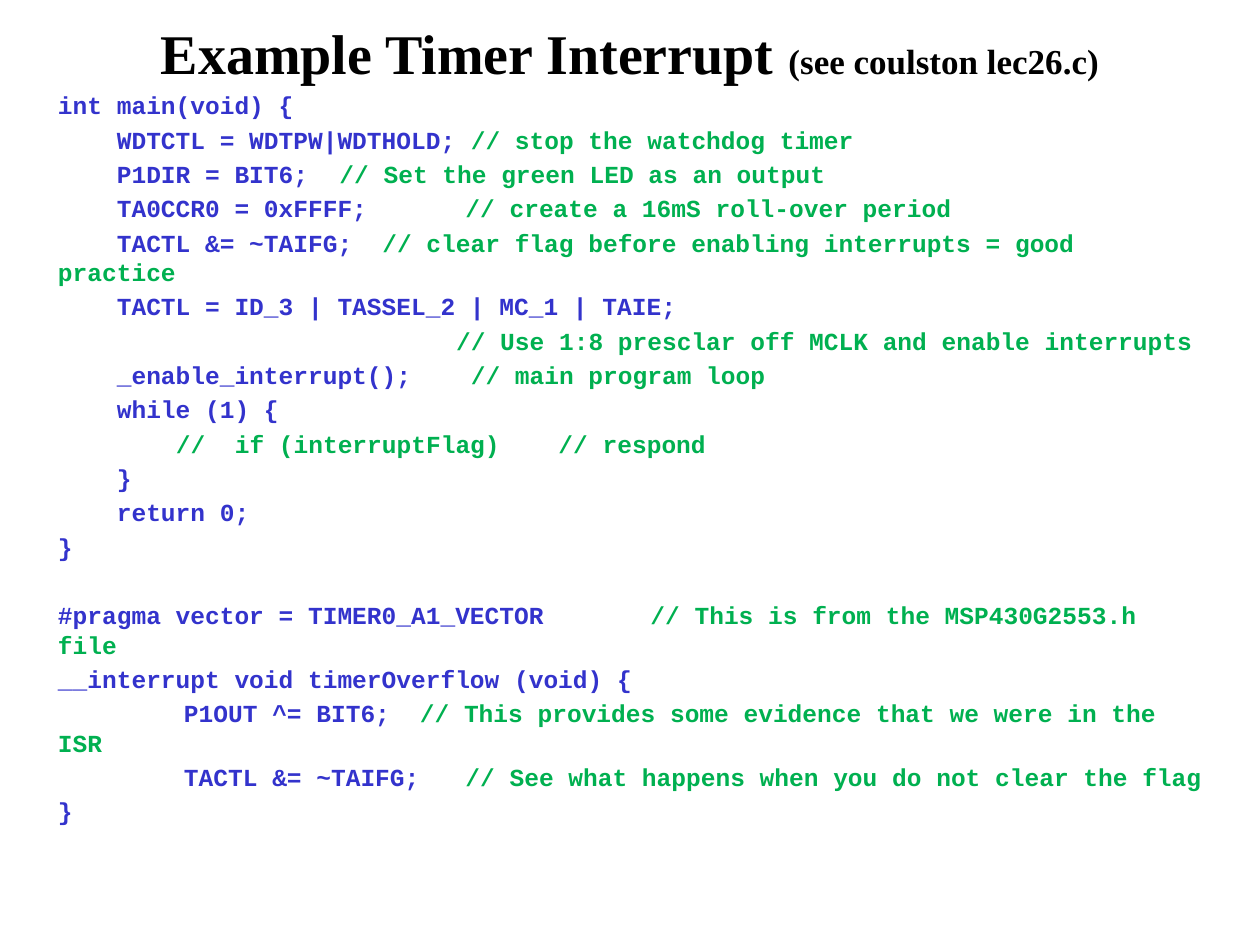
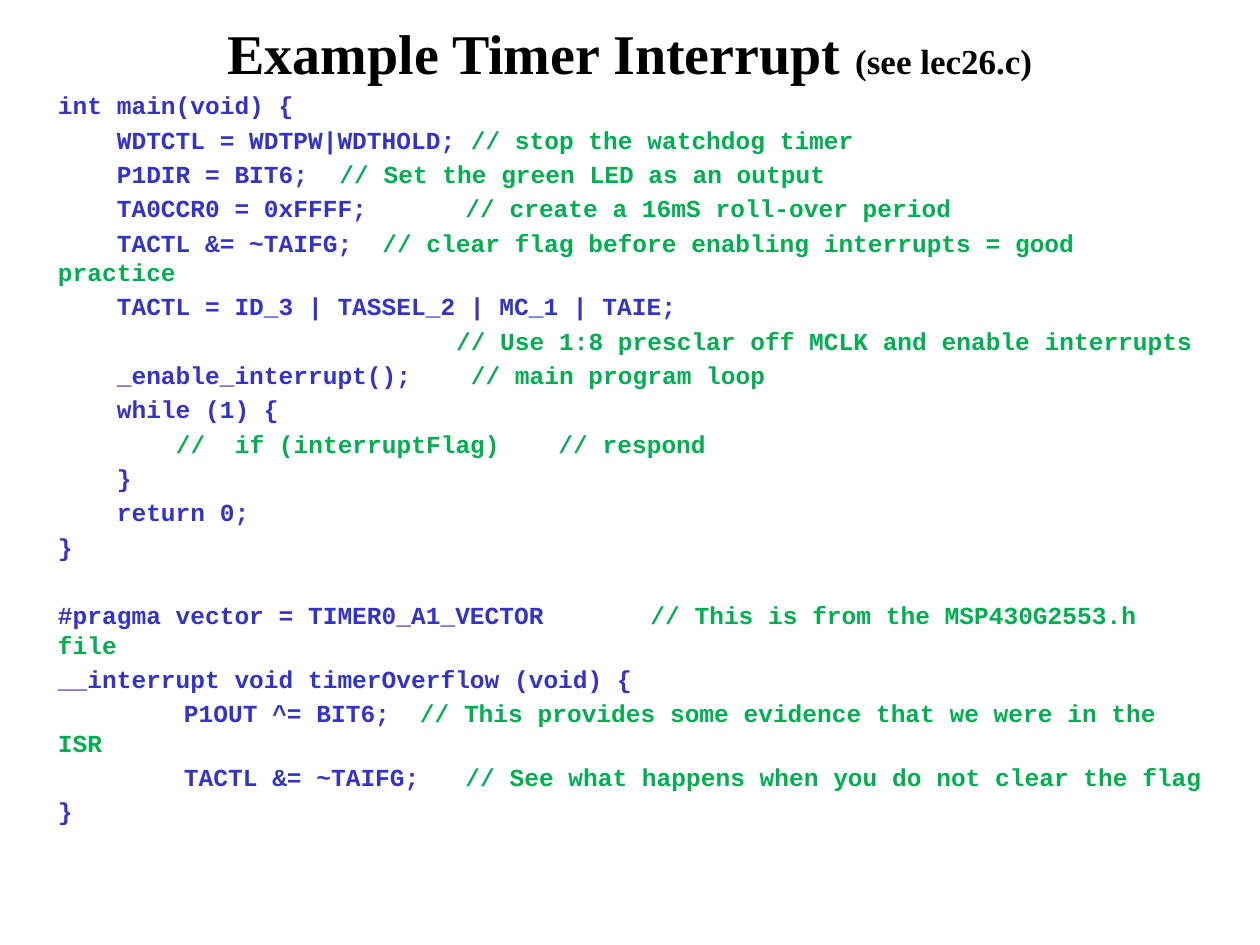
Before and after one commit to pw4rn3r/ECE382, a slide deck: slide 18 of notes/L26/Lsn26.pptx (slide 15 before the commit). Drawn at 1260x945 pixels with LibreOffice and Linux fonts; fonts in the diff are those of the drawing. Boxes give left, top, right and bottom in pixels: in the first picture for what was removed or moved away, otherwise in the second. Text is boxed around its words. In the diff, an @@ line names an element or a change of style, - is before the commit and + after.

```diff
--- a/notes/L26/Lsn26.pptx
+++ b/notes/L26/Lsn26.pptx
@@ title at <box>228,35,1032,85</box>: text changed @@
-Example Timer Interrupt (see coulston lec26.c)
+Example Timer Interrupt (see lec26.c)
```
Also in this commit, not shown: 1 other slide changed, 5 slides added, 2 slides removed, 2 other files.
